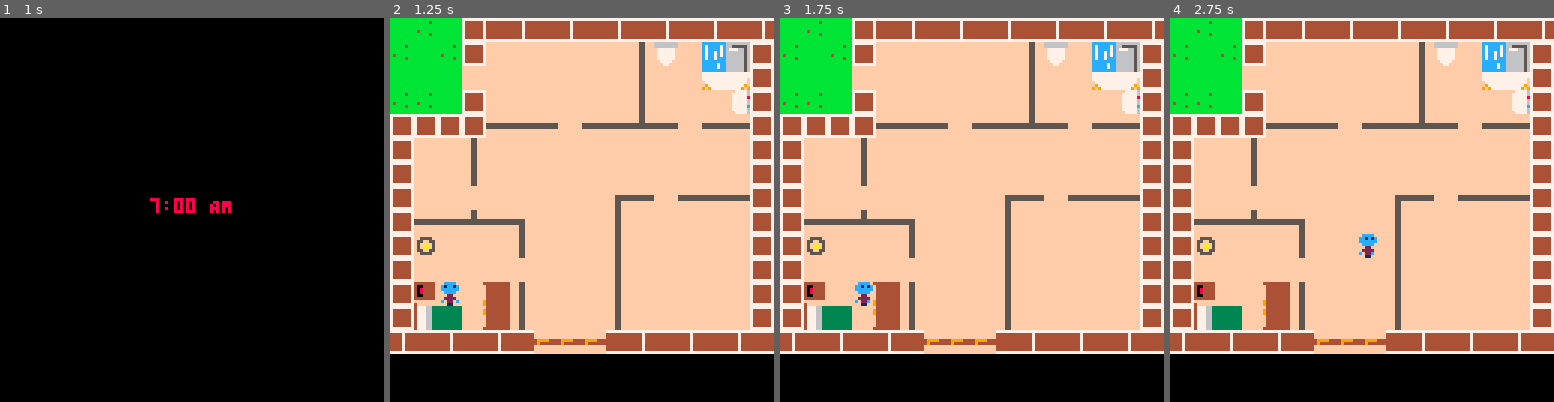
Above: before the commit, frames 1-4 (left to right).
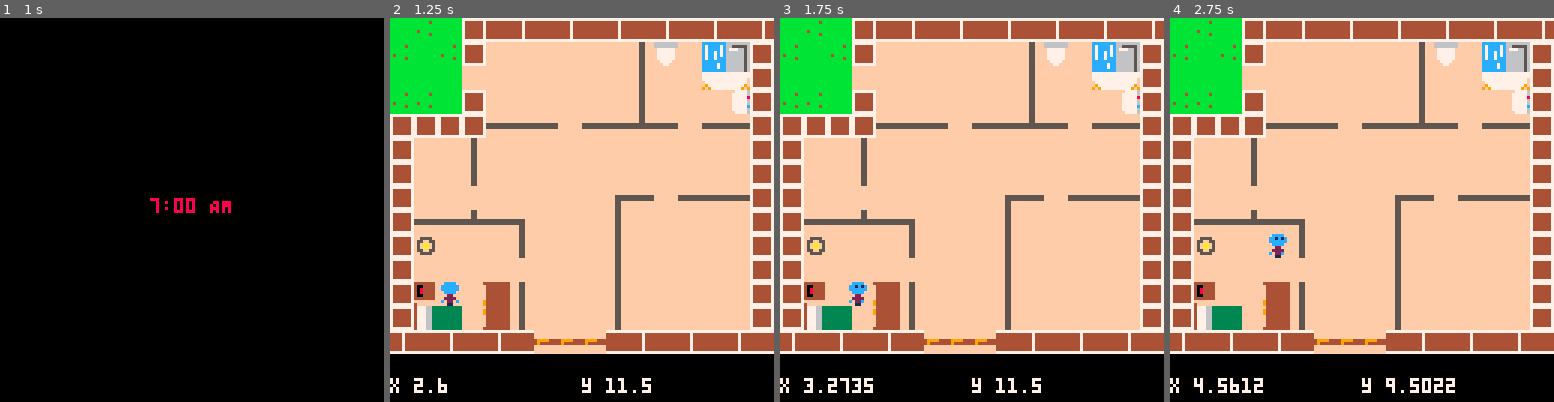
Above: after the commit, the same moments.

Repository: KTNelson/dailygrind-pico8
Game: PICO-8 cartridge dailygrind.p8
Same seed, same stepped clock (60 frames per second), same inputs: the game is played once before the commit and once after it.
Inputs:
- Up to frame 1 (1 s): tap X (X key) at 0.33 s; tap O (Z key) at 0.7 s
- Up to frame 2 (1.25 s): tap X (X key) at 1.07 s
- Up to frame 3 (1.75 s): hold Right from 1.6 s (still down); tap O (Z key) at 1.7 s
- Up to frame 4 (2.75 s): tap X (X key) at 1.85 s; release Right at 2.1 s; tap O (Z key) at 2.1, 2.5 s; hold Up 2.15-2.42 s; hold Right from 2.47 s (still down)

Frame 1 is identical in both runs. In frame 2, 0.4% of the frame differs, in the area x 0-68%, y 69-98%; in frame 3, 0.8%; in frame 4, 1.2%, in the area x 0-75%, y 56-98%.

Commit message:
Collision working woohoo

Diff:
--- a/dailygrind.p8
+++ b/dailygrind.p8
@@ -2,15 +2,9 @@
 version 5
 __lua__
 
+-------------------- STARTUP
+
 gamestate = "result"
-
-player = {}
-player.x = 16
-player.y = 88
-player.speed = 2
-player.sprite = 50
-
-result = false
 
 tasks = {}
 
@@ -23,102 +17,136 @@
     add(tasks, t)
 end
 
-make_task(10, 10, "toilet_task", 4)
-
-function is_cell_type(p_x, p_y, p_flag)
-   local val=mget(p_x, p_y)
-   return fget(val, 3)
-end
+actor = {} --all actors in world
+
+function make_actor(x, y)
+ a={}
+ a.x = x
+ a.y = y
+ a.dx = 0
+ a.dy = 0
+ a.spr = 16
+ a.t = 0
+ a.inertia = 0.6
+ a.bounce  = 1
+
+ -- half-width and half-height
+ a.w = 0.4
+ a.h = 0.4
+
+ add(actor,a)
+
+ return a
+end
+
+
+function _init()
+ -- make player top left
+ pl = make_actor(2.6,11.5)
+ pl.spr = 49
+end
+--------------------------------------- COLLISION
+
+-- for any given point on the
+-- map, true if there is wall
+-- there.
+
+function solid(x, y)
+
+ -- grab the cell value
+ val=mget(x, y)
+
+ -- check if flag 1 is set (the
+ -- orange toggle button in the
+ -- sprite editor)
+ return fget(val, 0)
+
+end
+
+-- solid_area
+-- check if a rectangle overlaps
+-- with any walls
+
+--(this version only works for
+--actors less than one tile big)
 
 function solid_area(x,y,w,h)
+
  return
-  is_cell_type(x-w,y-h) or
-  is_cell_type(x+w,y-h) or
-  is_cell_type(x-w,y+h) or
-  is_cell_type(x+w,y+h)
-end
-
--- checks collisions
-function solid_a(p_x, p_y, dx, dy)
- if solid_area(p_x+dx,p_y+dy,
-    8,8) then
-    return true
- end
-end
-
-function is_wall()
-    return false
-end
-
-function is_task()
-    return false
-end
-
-function is_door(p_x, p_y)
-    return is_cell_type(p_x, p_y, 2)
-end
-
-function check_collision(p_x, p_y)
-    local ret_val = 0
-   -- if is_wall() then
-   --    ret_val = 1
-  --  end
- --   if is_task() then
- --       ret_val = 2
- --   end
- --   if is_door(p_x, p) then
-     --   ret_val = 3
-  --  end
-  if solid_a(player.x, player.y, 2, 2) then
-      ret_val = 3
-  end
-    return ret_val
-end
-
-function move(p_dir, p_speed)
-    player[p_dir] += p_speed
-end
-
-function un_move(p_dir, p_speed)
-    player[p_dir] -= p_speed
-end
-
-function try_move(p_dir, p_speed)
-    move(p_dir, p_speed)
-    local action = check_collision(player.x, player.y)
-    if not action == 0 or action == 3 then
-        un_move(p_dir, p_speed)
-    end
-    return action
-end
-
-
-function go_to_work()
-    result = true
-end
-
-
-function player_move()
-    local action = 0
-    if btn(0) then
-        action = try_move("x", -player.speed)
-        player.sprite = 51
-	end
-	if btn(1) then
-        action = try_move("x", player.speed)
-        player.sprite = 52
-	end
-	if btn(2) then
-        action = try_move("y", -player.speed)
-        player.sprite = 49
-	end
-	if btn(3) then
-        action = try_move("y", player.speed)
-        player.sprite = 50
-	end
-    return action
-end
-
+  solid(x-w,y-h) or
+  solid(x+w,y-h) or
+  solid(x-w,y+h) or
+  solid(x+w,y+h)
+end
+
+-- checks both walls and actors
+function solid_a(a, dx, dy)
+ if solid_area(a.x+dx,a.y+dy,
+    a.w,a.h) then
+    return true end
+ return false
+end
+
+function move_actor(a)
+
+ -- only move actor along x
+ -- if the resulting position
+ -- will not overlap with a wall
+
+ if not solid_a(a, a.dx, 0)
+ then
+  a.x += a.dx
+ else
+  -- otherwise bounce
+  a.dx *= -a.bounce
+
+ end
+
+ -- ditto for y
+
+ if not solid_a(a, 0, a.dy) then
+  a.y += a.dy
+ else
+  a.dy *= -a.bounce
+
+ end
+
+ -- apply inertia
+ -- set dx,dy to zero if you
+ -- don't want inertia
+
+ a.dx *= a.inertia
+ a.dy *= a.inertia
+
+ a.t += 1
+
+end
+
+function control_player(pl)
+
+ -- how fast to accelerate
+ accel = 0.1
+ if (btn(0)) then
+  pl.dx -= accel
+  pl.spr = 51
+ end
+ if (btn(1)) then
+  pl.dx += accel
+  pl.spr = 52
+ end
+ if (btn(2)) then
+  pl.dy -= accel
+  pl.spr = 49
+ end
+ if (btn(3)) then
+  pl.dy += accel
+  pl.spr = 50
+ end
+
+end
+
+
+-----------------------------------------  UPDATE
 function capture_buttons()
 	if gamestate == "result" then
 		if btn(4) then
@@ -134,16 +162,26 @@
 
 
 function _update()
-	player_move()
+	control_player(pl)
+    foreach(actor, move_actor)
 	capture_buttons()
 
+end
+
+------------------------ DRAW
+function draw_actor(a)
+ local sx = (a.x * 8) - 4
+ local sy = (a.y * 8) - 4
+ spr(a.spr, sx, sy)
 end
 
 function _draw()
     cls()
     if gamestate == "game" then
     	map(0,0,0,0,64,64)
-    	spr(player.sprite, player.x, player.y)
+    	foreach(actor,draw_actor)
+             print("x "..pl.x,0,120,7)
+             print("y "..pl.y,64,120,7)
     end
     if gamestate == "result" then
     	print(endingstrings[1], 0, 64, 7)
